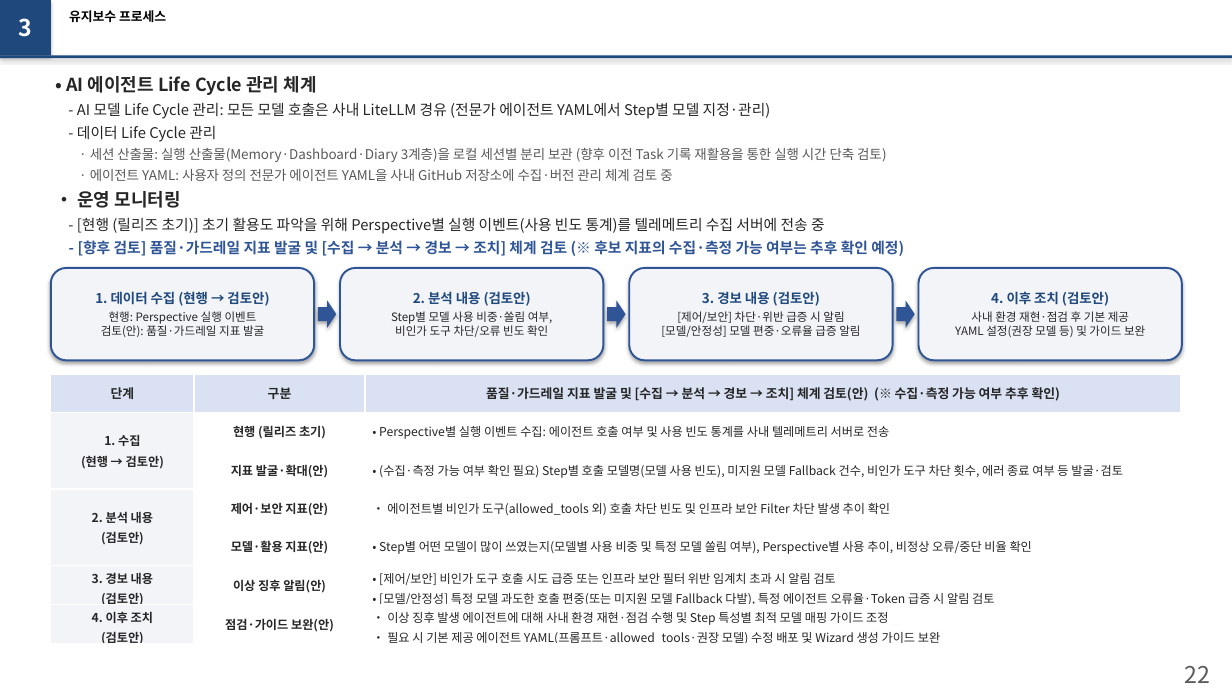
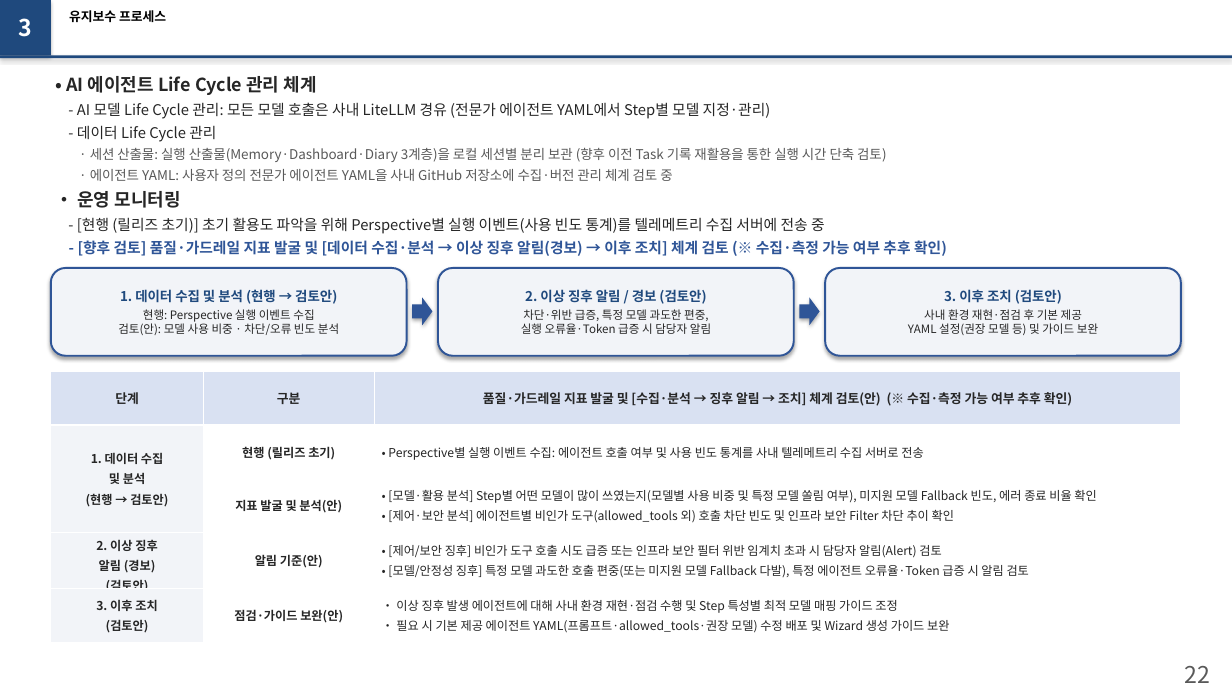
Before and after one commit to misjin05/playground, a slide deck: slide 1 of AIS/Reports/Slide22_23_Update.pptx. Drawn at 1232x693 pixels with LibreOffice and Linux fonts; fonts in the diff are those of the drawing. Boxes give left, top, right and bottom in pixels: in the first picture for what was removed or moved away, otherwise in the second. Text is boxed around its words. In the diff, an @@ line names an element or a change of style, - is before the commit and + after.

```diff
--- a/AIS/Reports/Slide22_23_Update.pptx
+++ b/AIS/Reports/Slide22_23_Update.pptx
@@ text at (78, 238, 947, 257): text changed @@
-- [향후 검토] 품질·가드레일 지표 발굴 및 [수집 → 분석 → 경보 → 조치] 체계 검토 (※ 후보 지표의 수집·측정 가능 여부는 추후 확인 예정)
+- [향후 검토] 품질·가드레일 지표 발굴 및 [데이터 수집·분석 → 이상 징후 알림(경보) → 이후 조치] 체계 검토 (※ 수집·측정 가능 여부 추후 확인)
@@ rounded rectangle "1. 데이터 수집 및 분석 ...": place and size @@
-rounded rectangle "1. 데이터 수집 및 분석 ..." at (51, 268, 314, 360)
+rounded rectangle "1. 데이터 수집 및 분석 ..." at (51, 268, 407, 356)
@@ rounded rectangle "2. 이상 징후 알림 / ...": place and size @@
-rounded rectangle "2. 이상 징후 알림 / ..." at (340, 268, 604, 360)
+rounded rectangle "2. 이상 징후 알림 / ..." at (438, 268, 794, 356)
@@ rounded rectangle removed at (629, 268, 893, 360) @@
-3. 경보 내용 (검토안)
-[제어/보안] 차단·위반 급증 시 알림
-[모델/안정성] 모델 편중·오류율 급증 알림
@@ rounded rectangle "3. 이후 조치 (검토안)": place and size @@
-rounded rectangle "3. 이후 조치 (검토안)" at (919, 268, 1182, 360)
+rounded rectangle "3. 이후 조치 (검토안)" at (825, 268, 1181, 356)
@@ text in rounded rectangle at (118, 289, 339, 335): text changed @@
-1. 데이터 수집 (현행 → 검토안)
-현행: Perspective 실행 이벤트
-검토(안): 품질·가드레일 지표 발굴
+1. 데이터 수집 및 분석 (현행 → 검토안)
+현행: Perspective 실행 이벤트 수집
+검토(안): 모델 사용 비중 · 차단/오류 빈도 분석
@@ right arrow: place and size @@
-right arrow at (318, 300, 336, 328)
+right arrow at (412, 298, 433, 325)
@@ text in rounded rectangle at (521, 289, 711, 334): text changed @@
-2. 분석 내용 (검토안)
-Step별 모델 사용 비중·쏠림 여부,
-비인가 도구 차단/오류 빈도 확인
+2. 이상 징후 알림 / 경보 (검토안)
+차단·위반 급증, 특정 모델 과도한 편중,
+실행 오류율·Token 급증 시 담당자 알림
@@ right arrow: place and size @@
-right arrow at (607, 300, 626, 328)
+right arrow at (799, 298, 820, 325)
@@ text in rounded rectangle at (944, 289, 1062, 304): text changed @@
-4. 이후 조치 (검토안)
+3. 이후 조치 (검토안)
@@ right arrow removed at (897, 300, 915, 328) @@
@@ table at (51, 372, 1181, 640) @@
-row 1: 단계 | 구분 | 품질·가드레일 지표 발굴 및 [수집 → 분석 → 경보 → 조치] 체계 검토(안) (※ 수집·측정 가능 여부 추후 확인)
-row 2: 1. 수집 / (현행 → 검토안) | 현행 (릴리즈 초기) | • Perspective별 실행 이벤트 수집: 에이전트 호출 여부 및 사용 빈도 통계를 사내 텔레메트리 서버로 전송
-row 3:  | 지표 발굴·확대(안) | • (수집·측정 가능 여부 확인 필요) Step별 호출 모델명(모델 사용 빈도), 미지원 모델 Fallback 건수, 비인가 도구 차단 횟수, 에러 종료 여부 등 발굴·검토
-row 4: 2. 분석 내용 / (검토안) | 제어·보안 지표(안) | • 에이전트별 비인가 도구(allowed_tools 외) 호출 차단 빈도 및 인프라 보안 Filter 차단 발생 추이 확인
-row 5:  | 모델·활용 지표(안) | • Step별 어떤 모델이 많이 쓰였는지(모델별 사용 비중 및 특정 모델 쏠림 여부), Perspective별 사용 추이, 비정상 오류/중단 비율 확인
-row 6: 3. 경보 내용 / (검토안) | 이상 징후 알림(안) | • [제어/보안] 비인가 도구 호출 시도 급증 또는 인프라 보안 필터 위반 임계치 초과 시 알림 검토 / • [모델/안정성] 특정 모델 과도한 호출 편중(또는 미지원 모델 Fallback 다발), 특정 에이전트 오류율·Token 급증 시 알림 검토
-row 7: 4. 이후 조치 / (검토안) | 점검·가이드 보완(안) | • 이상 징후 발생 에이전트에 대해 사내 환경 재현·점검 수행 및 Step 특성별 최적 모델 매핑 가이드 조정 / • 필요 시 기본 제공 에이전트 YAML(프롬프트·allowed_tools·권장 모델) 수정 배포 및 Wizard 생성 가이드 보완
+row 1: 단계 | 구분 | 품질·가드레일 지표 발굴 및 [수집·분석 → 징후 알림 → 조치] 체계 검토(안) (※ 수집·측정 가능 여부 추후 확인)
+row 2: 1. 데이터 수집 / 및 분석 / (현행 → 검토안) | 현행 (릴리즈 초기) | • Perspective별 실행 이벤트 수집: 에이전트 호출 여부 및 사용 빈도 통계를 사내 텔레메트리 수집 서버로 전송
+row 3:  | 지표 발굴 및 분석(안) | • [모델·활용 분석] Step별 어떤 모델이 많이 쓰였는지(모델별 사용 비중 및 특정 모델 쏠림 여부), 미지원 모델 Fallback 빈도, 에러 종료 비율 확인 / • [제어·보안 분석] 에이전트별 비인가 도구(allowed_tools 외) 호출 차단 빈도 및 인프라 보안 Filter 차단 추이 확인
+row 4: 2. 이상 징후 / 알림 (경보) / (검토안) | 알림 기준(안) | • [제어/보안 징후] 비인가 도구 호출 시도 급증 또는 인프라 보안 필터 위반 임계치 초과 시 담당자 알림(Alert) 검토 / • [모델/안정성 징후] 특정 모델 과도한 호출 편중(또는 미지원 모델 Fallback 다발), 특정 에이전트 오류율·Token 급증 시 알림 검토
+row 5: 3. 이후 조치 / (검토안) | 점검·가이드 보완(안) | • 이상 징후 발생 에이전트에 대해 사내 환경 재현·점검 수행 및 Step 특성별 최적 모델 매핑 가이드 조정 / • 필요 시 기본 제공 에이전트 YAML(프롬프트·allowed_tools·권장 모델) 수정 배포 및 Wizard 생성 가이드 보완
```
Also in this commit, not shown: 1 other file.
